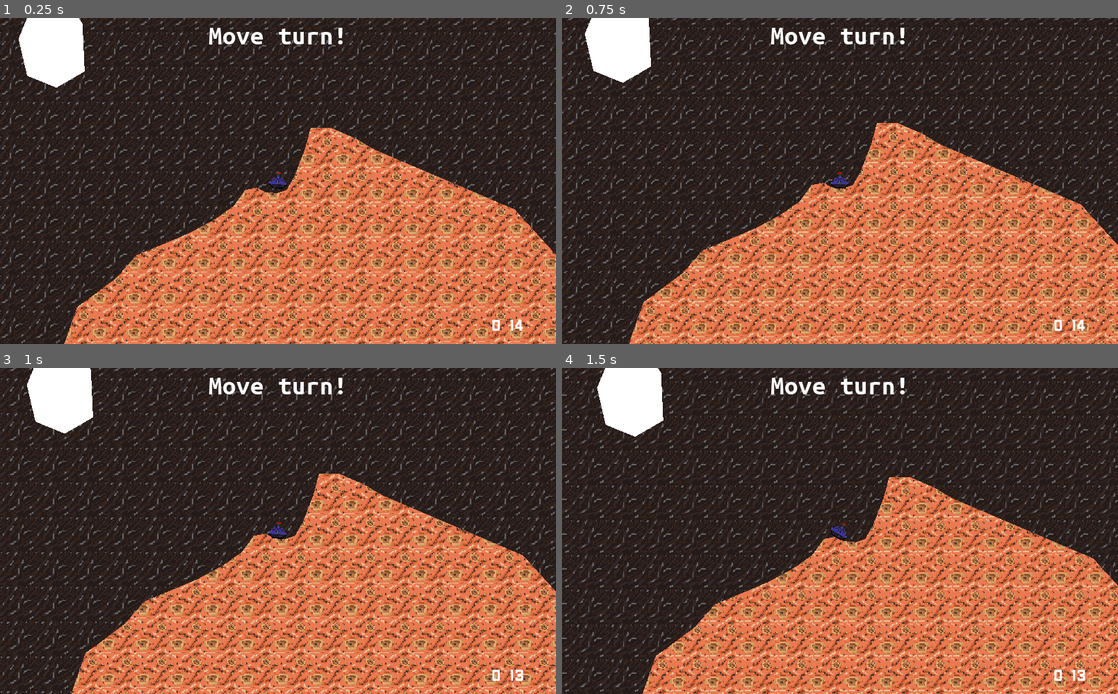
Above: before the commit, frames 1-4 (two rows, left to right).
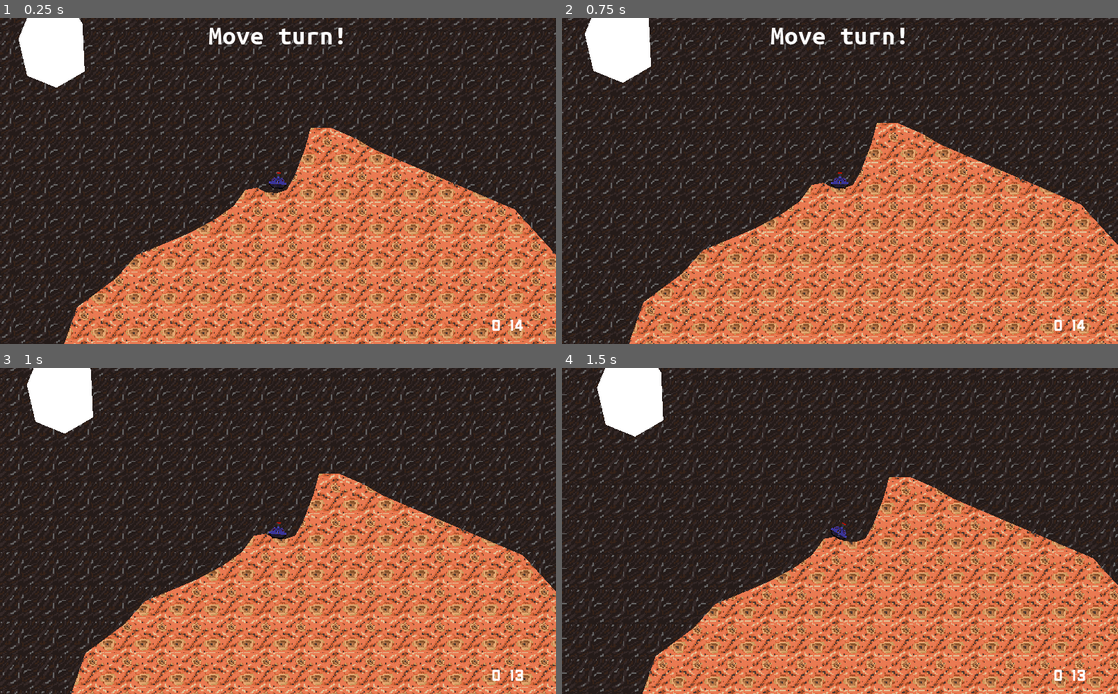
Above: after the commit, the same moments.

Repository: Blinc13/terrain_commander
Game: Godot game, scene res://TestScene.tscn
Same seed, same stepped clock (60 frames per second), same inputs: the game is played once before the commit and once after it. The project has no main scene, so this scene is started directly.
Inputs (mouse positions are in pixels of both pictures, inside the frame that each line leads up to):
- Up to frame 1 (0.25 s): no input
- Up to frame 2 (0.75 s): move the mouse to (962, 164) at 0.52 s; hold A (right) from 0.53 s (still down); click (962, 164) at 0.6 s
- Up to frame 3 (1 s): keep holding A (right)
- Up to frame 4 (1.5 s): move the mouse to (728, 547) at 1.27 s; release A (right) at 1.28 s; hold S (down) from 1.28 s (still down); click (728, 547) at 1.35 s

Frames 1-2 are identical in both runs. In frame 3, 0.6% of the frame differs, in the area x 0-100%, y 2-80%; in frame 4, 2.2%, in the area x 0-100%, y 0-100%.

Commit message:
Refactor

Diff:
--- a/scenes/ui/InGame.tscn
+++ b/scenes/ui/InGame.tscn
@@ -42,7 +42,6 @@
 anchor_bottom = 0.108
 margin_bottom = 0.199997
 custom_fonts/font = SubResource( 1 )
-text = "Fire turn !"
 align = 1
 valign = 1
 
--- a/src/ui/in_game_ui.gd
+++ b/src/ui/in_game_ui.gd
@@ -7,26 +7,18 @@
 onready var hide_timer = $HideTimer
 
 func _ready():
-	game.connect("FireTurn", self, "fire_turn")
-	game.connect("MoveTurn", self, "move_turn")
+	game.connect("FireTurn", self, "turn_event", ["Fire turn!"])
+	game.connect("MoveTurn", self, "turn_event", ["Move turn!"])
 
 func _process(delta):
 	var time = game.get_duration_of_current_turn()
 
 	time_label.text = time_to_string(time - game.time)
 
-func move_turn():
-	turn_label.text = "Move turn!"
-	turn_label.show()
-
-func fire_turn():
-	turn_label.text = "Fire turn!"
-	turn_label.show()
-
 func handle_timer():
 	turn_label.hide()
 
-func set_turn_label_text(text: String):
+func turn_event(text: String):
 	turn_label.text = text
 	turn_label.show()
 
